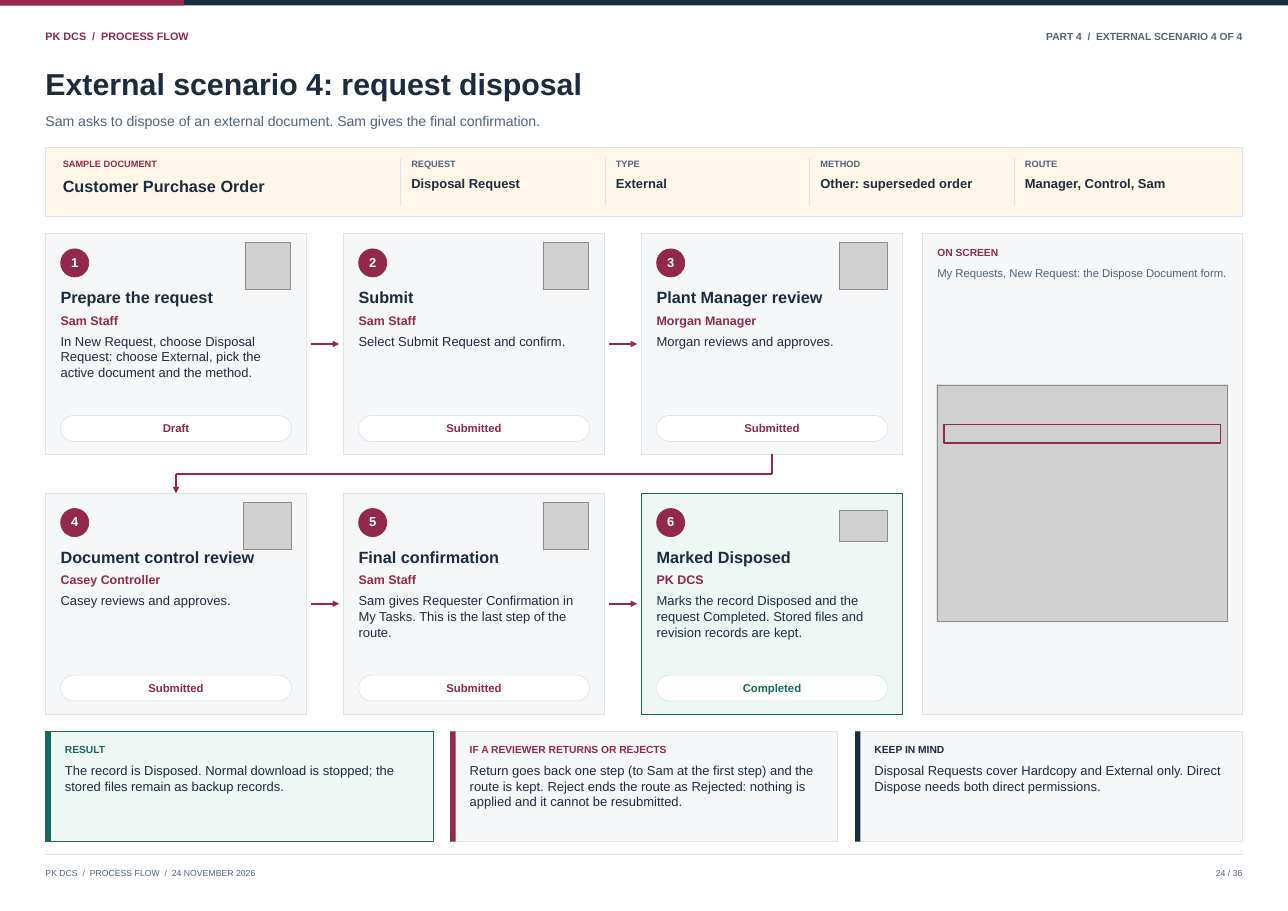
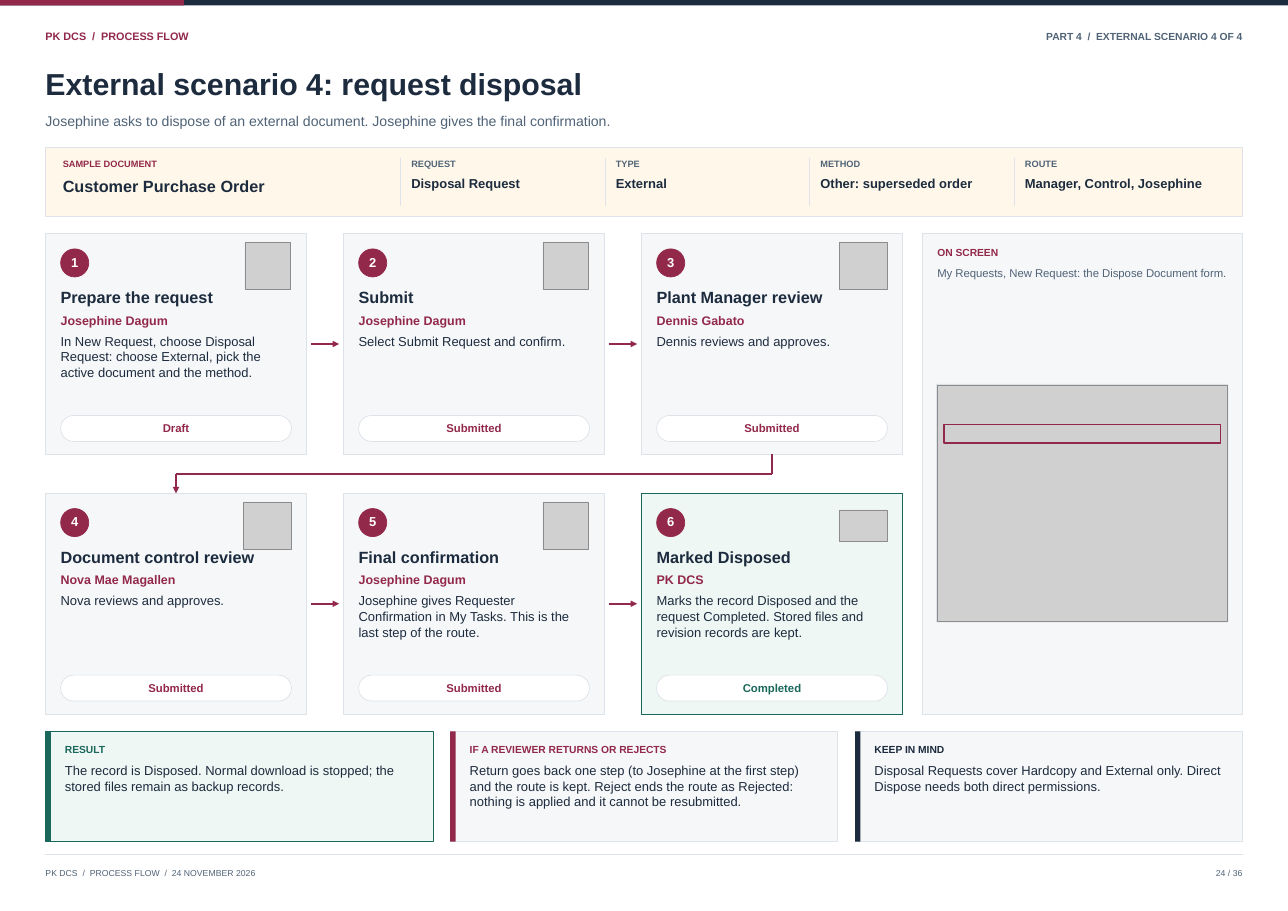
Before and after one commit to curib123/pk_document_tracking_system, a slide deck: slide 24 of docs/system-documentation/PK_DCS_Process_Flow.pptx. Drawn at 1288x911 pixels with LibreOffice and Linux fonts; fonts in the diff are those of the drawing; grey boxes stand for pictures. Boxes give left, top, right and bottom in pixels: in the first picture for what was removed or moved away, otherwise in the second. Text is boxed around its words. In the diff, an @@ line names an element or a change of style, - is before the commit and + after.

```diff
--- a/docs/system-documentation/PK_DCS_Process_Flow.pptx
+++ b/docs/system-documentation/PK_DCS_Process_Flow.pptx
@@ text at <box>45,116,610,129</box>: text changed @@
-Sam asks to dispose of an external document. Sam gives the final confirmation.
+Josephine asks to dispose of an external document. Josephine gives the final confirmation.
@@ text at <box>1025,178,1202,190</box>: text changed @@
-Manager, Control, Sam
+Manager, Control, Josephine
@@ text at <box>61,316,168,328</box>: text changed @@
-Sam Staff
+Josephine Dagum
@@ text at <box>359,316,466,328</box>: text changed @@
-Sam Staff
+Josephine Dagum
@@ text at <box>657,316,745,325</box>: text changed @@
-Morgan Manager
+Dennis Gabato
@@ text at <box>657,336,830,348</box>: text changed @@
-Morgan reviews and approves.
+Dennis reviews and approves.
@@ text at <box>61,595,224,608</box>: text changed @@
-Casey reviews and approves.
+Nova reviews and approves.
@@ text at <box>61,575,175,587</box>: text changed @@
-Casey Controller
+Nova Mae Magallen
@@ text at <box>359,595,569,639</box>: text changed @@
-Sam gives Requester Confirmation in My Tasks. This is the last step of the route.
+Josephine gives Requester Confirmation in My Tasks. This is the last step of the route.
@@ text at <box>359,575,466,587</box>: text changed @@
-Sam Staff
+Josephine Dagum
@@ text at <box>470,765,799,809</box>: text changed @@
-Return goes back one step (to Sam at the first step) and the route is kept. Reject ends the route as Rejected: nothing is applied and it cannot be resubmitted.
+Return goes back one step (to Josephine at the first step) and the route is kept. Reject ends the route as Rejected: nothing is applied and it cannot be resubmitted.
```
Also in this commit, not shown: 29 other slides changed, 3 other files.
